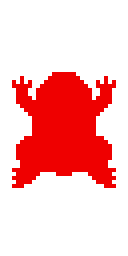
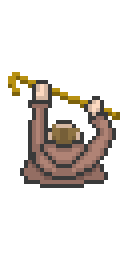
The second 128x256 image is a revision of the first. Changes to its layers:
hid group "Monsters" (13 layers) over box(8, 72, 116, 188)
hid group "Barbed Toad" (1st of 2, in "Monsters") (7 layers) over box(8, 72, 116, 188)
hid "Barbed Toad bleed" over box(12, 72, 116, 188)
showed group "Characters" (15 layers) over box(8, 72, 120, 188)
added group "Gatherer" with 6 layers in group "Characters" over box(8, 72, 120, 188)
added layer "gatherer" in group "Gatherer" over box(28, 80, 116, 180)
added layer "robe idle" in group "Gatherer" over box(20, 152, 108, 188)
added layer "cane" in group "Gatherer" over box(8, 72, 120, 120)
